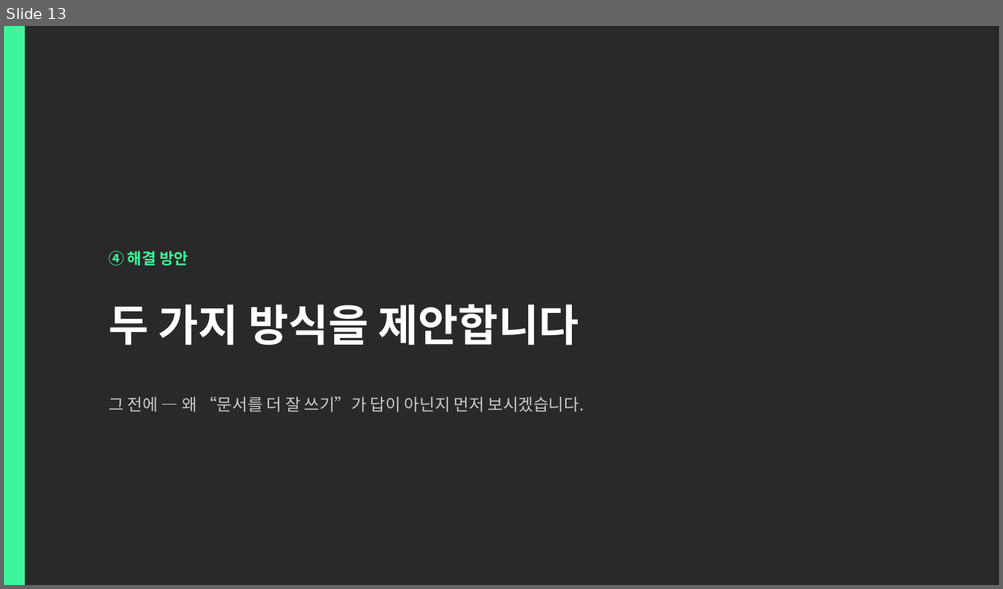
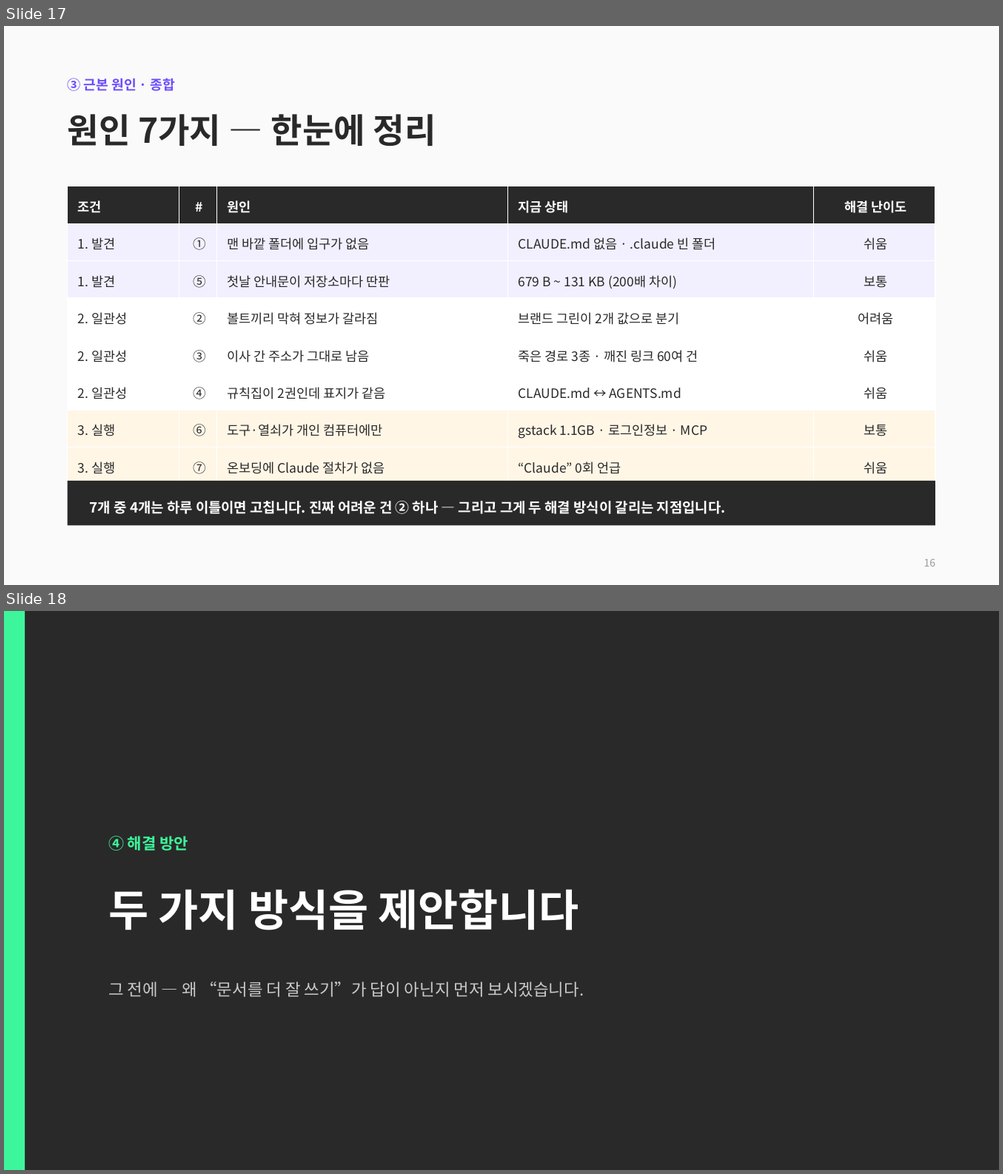
Before and after one commit to CdBd-in/design, a slide deck: CdBd 문서 체계 진단 및 개편 제안.pptx. Shown one above the other, each under a label of ours: slide 13 before the commit, slides 17 and 18 after it. The pictures are 1003x589 and 1003x1174 pixels, drawn with LibreOffice and Linux fonts; fonts in the diff are those of the drawing. Boxes give left, top, right and bottom in pixels: in the first picture for what was removed or moved away, otherwise in the second. Text is boxed around its words. In the diff, an @@ line names an element or a change of style, - is before the commit and + after.

```diff
--- a/CdBd 문서 체계 진단 및 개편 제안.pptx
+++ b/CdBd 문서 체계 진단 및 개편 제안.pptx
@@ slide 17 added at [4, 26, 999, 585], background #FFFFFF @@
@@ rectangle added at [4, 26, 999, 585], fill #FAFAFA @@
@@ text added at [68, 78, 175, 91], 13 pt, text #6C4CFF, bold @@
+③ 근본 원인 · 종합
@@ text added at [68, 114, 436, 146], 33 pt, text #292929, bold @@
+원인 7가지 — 한눈에 정리
@@ table added at [68, 187, 935, 485], 8 rows, 5 columns @@
+조건 | # | 원인 | 지금 상태 | 해결 난이도
+1. 발견 | ① | 맨 바깥 폴더에 입구가 없음 | CLAUDE.md 없음 · .claude 빈 폴더 | 쉬움
+1. 발견 | ⑤ | 첫날 안내문이 저장소마다 딴판 | 679 B ~ 131 KB (200배 차이) | 보통
+2. 일관성 | ② | 볼트끼리 막혀 정보가 갈라짐 | 브랜드 그린이 2개 값으로 분기 | 어려움
+2. 일관성 | ③ | 이사 간 주소가 그대로 남음 | 죽은 경로 3종 · 깨진 링크 60여 건 | 쉬움
+2. 일관성 | ④ | 규칙집이 2권인데 표지가 같음 | CLAUDE.md ↔ AGENTS.md | 쉬움
+3. 실행 | ⑥ | 도구·열쇠가 개인 컴퓨터에만 | gstack 1.1GB · 로그인정보 · MCP | 보통
+3. 실행 | ⑦ | 온보딩에 Claude 절차가 없음 | “Claude” 0회 언급 | 쉬움
@@ rectangle added at [68, 481, 935, 526], fill #292929 @@
@@ text added at [90, 501, 726, 514], 13.5 pt, text #FFFFFF, bold @@
+7개 중 4개는 하루 이틀이면 고칩니다. 진짜 어려운 건 ② 하나 — 그리고 그게 두 해결 방식이 갈리는 지점입니다.
@@ text added at [924, 560, 936, 567], 10 pt, text #9A9A9A @@
+16
@@ what was slide 13 is now slide 18 @@
```
Also in this commit, not shown: 17 slides changed, 6 other slides added, 1 other file.
